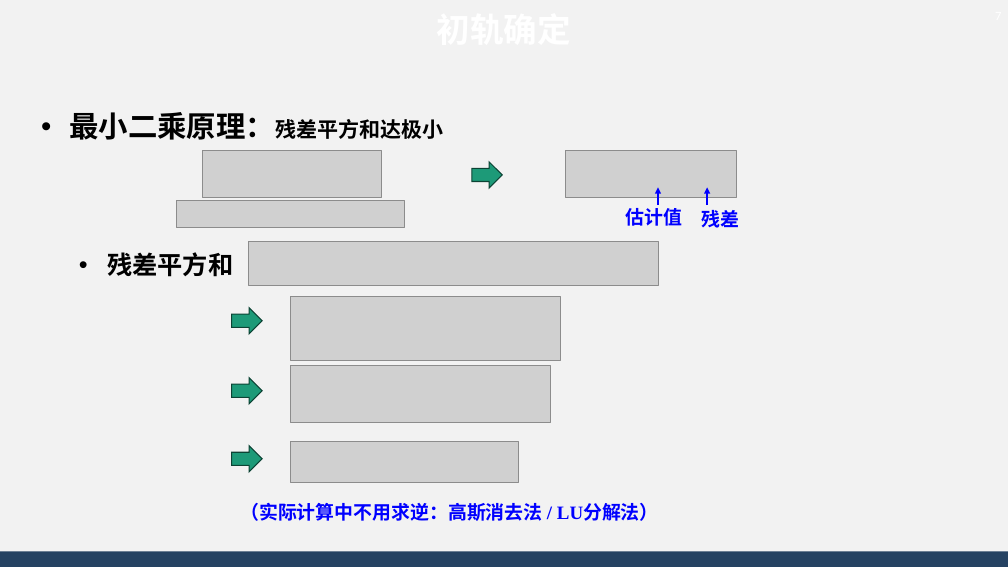
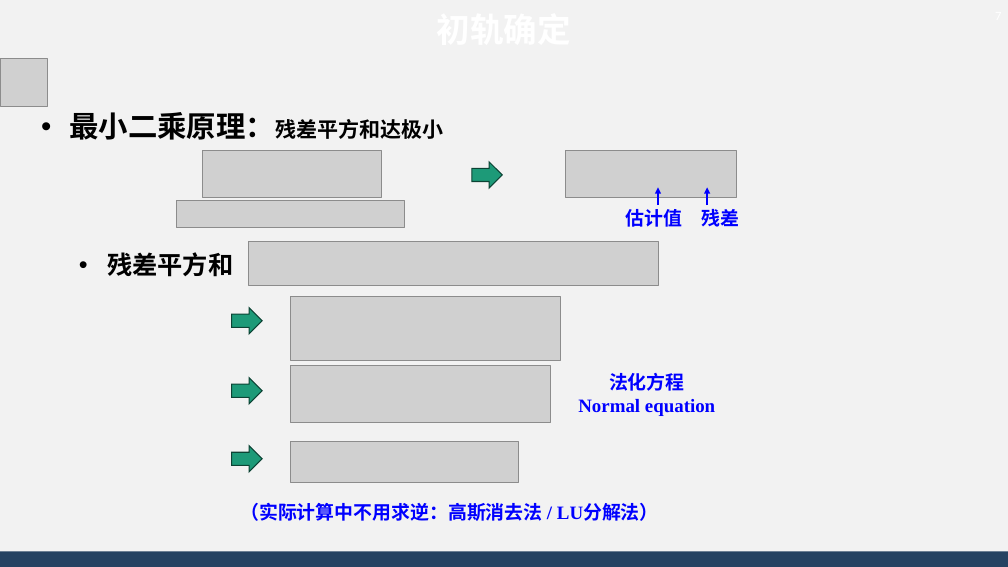
Before and after one commit to AsBackup/DAOSSA, a slide deck: slide 7 of 12 初轨确定和精密定轨原理.pptx. Drawn at 1008x567 pixels with LibreOffice and Linux fonts; fonts in the diff are those of the drawing; grey boxes stand for pictures; background and template pictures are left out. Boxes give left, top, right and bottom in pixels: in the first picture for what was removed or moved away, otherwise in the second. Text is boxed around its words. In the diff, an @@ line names an element or a change of style, - is before the commit and + after.

```diff
--- a/12 初轨确定和精密定轨原理.pptx
+++ b/12 初轨确定和精密定轨原理.pptx
@@ picture added at bbox=[0, 59, 47, 106] @@
@@ text added at bbox=[578, 373, 715, 416], 18 pt, text #0000FF, bold @@
+法化方程
+Normal equation
```
Also in this commit, not shown: 12 other slides changed, 1 slide added, 3 slides removed, 1 other file.
